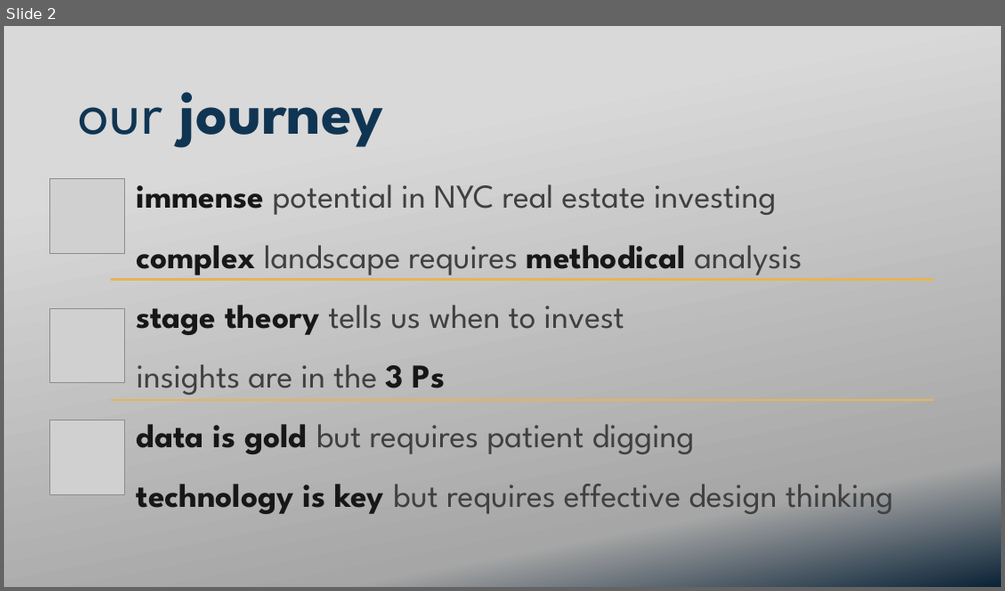
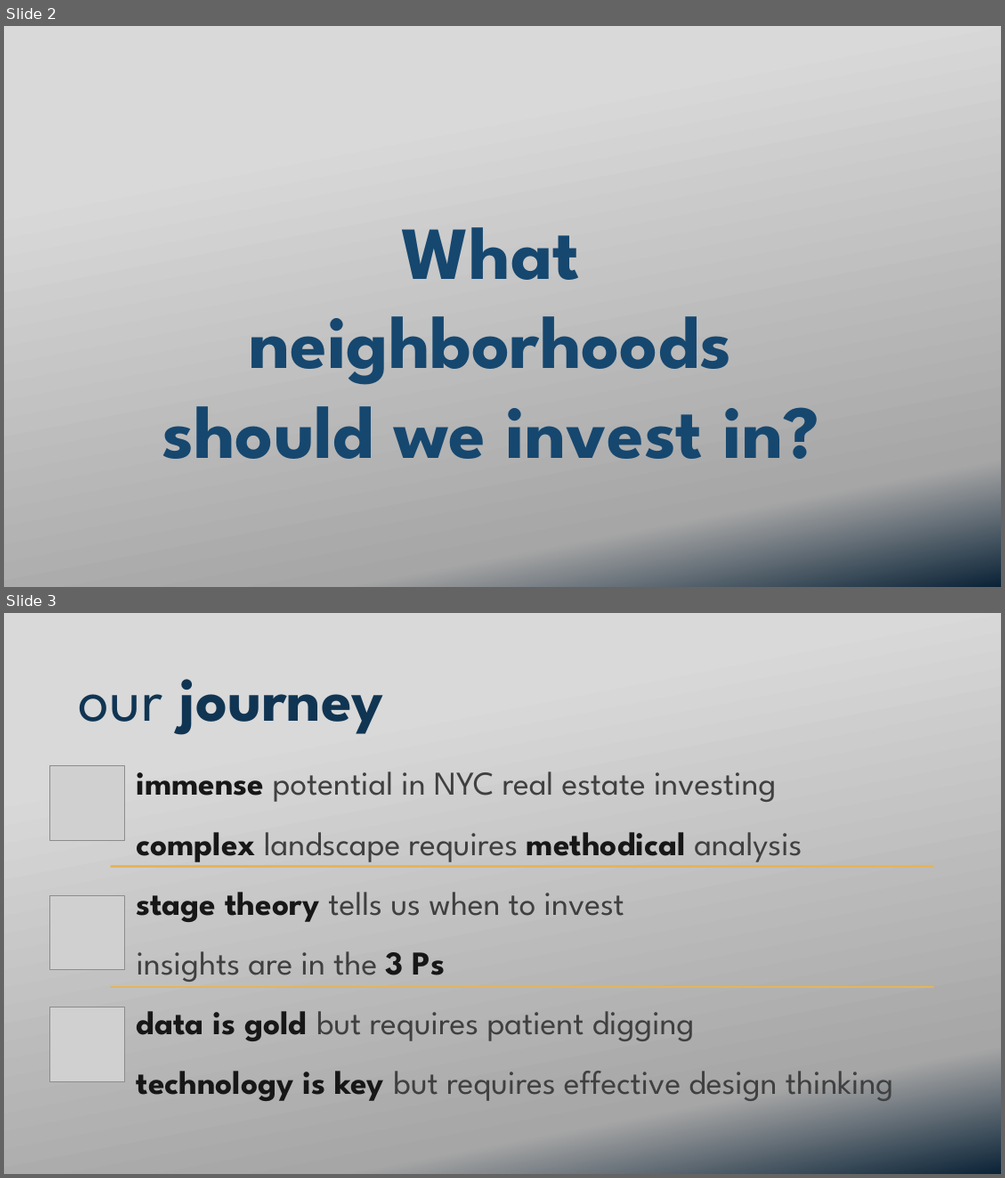
Before and after one commit to ekuo651/NYC-RE-Neighborhood-Trends, a slide deck: Presentation.pptx. Shown one above the other, each under a label of ours: slide 2 before the commit, slides 2 and 3 after it. The pictures are 1005x591 and 1005x1178 pixels, drawn with LibreOffice and Linux fonts; fonts in the diff are those of the drawing; grey boxes stand for pictures; background and template pictures are left out. Boxes give left, top, right and bottom in pixels: in the first picture for what was removed or moved away, otherwise in the second. Text is boxed around its words. In the diff, an @@ line names an element or a change of style, - is before the commit and + after.

```diff
--- a/Presentation.pptx
+++ b/Presentation.pptx
@@ slide 2 added at <box>4,26,1001,587</box>, background picture (left out) @@
@@ text added at <box>162,227,818,459</box>, 72 pt, text #16476F, bold @@
+What neighborhoods should we invest in?
@@ what was slide 2 is now slide 3 @@
```
Also in this commit, not shown: 15 slides changed, 4 other slides added, 3 slides removed.
